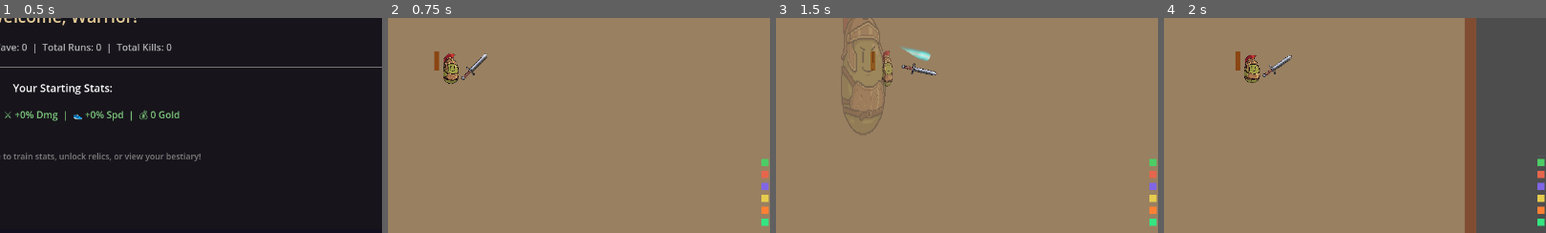
Above: before the commit, frames 1-4 (left to right).
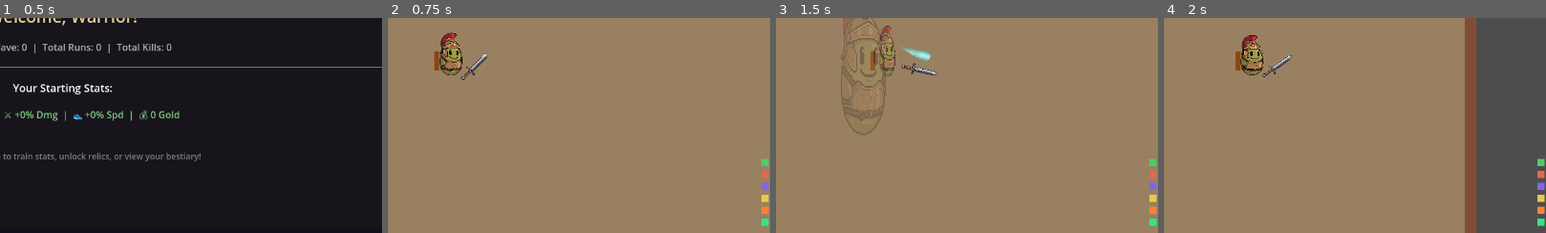
Above: after the commit, the same moments.

Repository: Azgr9/chaos
Game: Godot game, scene res://Scenes/Main/Base.tscn
The game is run twice, just before and just after one commit, with the same random seed, the same clock (stepped at 60 frames per second) and the same inputs.
Inputs (mouse positions are % of the whole screen's width and height, from its top left):
- Up to frame 1 (0.5 s): no input
- Up to frame 2 (0.75 s): click "⚔️ ENTER ARENA ⚔️" at 0.5 s
- Up to frame 3 (1.5 s): tap Enter at 1.25 s; move the mouse to (72, 45) at 1.27 s; hold D (move_right) from 1.28 s (still down); tap Space (dash) at 1.35 s; click (72, 45) at 1.42 s
- Up to frame 4 (2 s): keep holding D (move_right)
The pictures show only the part of the screen within x 42-92%, y 38-88%; the shares and areas given below are measured in that part.

Frame 1 is identical in both runs. In frame 2, 0.9% of the frame differs, in the area x 13-20%, y 6-31%; in frame 3, 0.8%; in frame 4, 0.9%.

Commit message:
ana karakter

Diff:
--- a/Scenes/Player/player.tscn
+++ b/Scenes/Player/player.tscn
@@ -1,21 +1,21 @@
 [gd_scene load_steps=10 format=3 uid="uid://dx7eaxlmhefb"]
 
 [ext_resource type="Script" uid="uid://dsmf6w5yegfc" path="res://Scripts/Player/Player.gd" id="1_ft8w5"]
-[ext_resource type="Texture2D" path="res://temp/anakarakter.png" id="1_uvnfx"]
+[ext_resource type="Texture2D" path="res://temp/anason.png" id="1_uvnfx"]
 [ext_resource type="Script" uid="uid://qh02i550hrbk" path="res://Scripts/Player/PlayerStats.gd" id="2_ude3g"]
 [ext_resource type="PackedScene" uid="uid://8obk5qvsqmhk" path="res://Scenes/Weapons/BasicSword/BasicSword.tscn" id="3_jmcll"]
 [ext_resource type="PackedScene" uid="uid://dn16fj6ro42m1" path="res://Scenes/Weapons/BasicStaff/BasicStaff.tscn" id="4_jmcll"]
-[ext_resource type="Script" path="res://Scripts/Player/CameraShake.gd" id="6_camera"]
+[ext_resource type="Script" uid="uid://brhs5a6uhxrck" path="res://Scripts/Player/CameraShake.gd" id="6_camera"]
 
 [sub_resource type="Resource" id="Resource_h54ih"]
 script = ExtResource("2_ude3g")
 metadata/_custom_type_script = "uid://qh02i550hrbk"
 
 [sub_resource type="RectangleShape2D" id="RectangleShape2D_uvnfx"]
-size = Vector2(48, 48)
+size = Vector2(80, 100)
 
 [sub_resource type="RectangleShape2D" id="RectangleShape2D_a3d8c"]
-size = Vector2(56, 56)
+size = Vector2(90, 110)
 
 [node name="Player" type="CharacterBody2D"]
 collision_layer = 2
@@ -28,10 +28,13 @@
 [node name="VisualsPivot" type="Node2D" parent="."]
 
 [node name="Icon" type="Sprite2D" parent="VisualsPivot"]
+texture_filter = 1
+position = Vector2(0, -46)
+scale = Vector2(0.35, 0.35)
 texture = ExtResource("1_uvnfx")
-scale = Vector2(0.25, 0.25)
 
 [node name="CollisionShape" type="CollisionShape2D" parent="."]
+position = Vector2(0, -40)
 shape = SubResource("RectangleShape2D_uvnfx")
 
 [node name="WeaponPivot" type="Node2D" parent="."]
@@ -49,7 +52,7 @@
 collision_mask = 128
 
 [node name="CollisionShape2D" type="CollisionShape2D" parent="HurtBox"]
-position = Vector2(1, 2)
+position = Vector2(0, -40)
 shape = SubResource("RectangleShape2D_a3d8c")
 
 [node name="Camera2D" type="Camera2D" parent="."]
Binary file removed: temp/anakarakter.png
Binary file added: temp/anason.png
Not shown, changed: temp/anason.png.import
